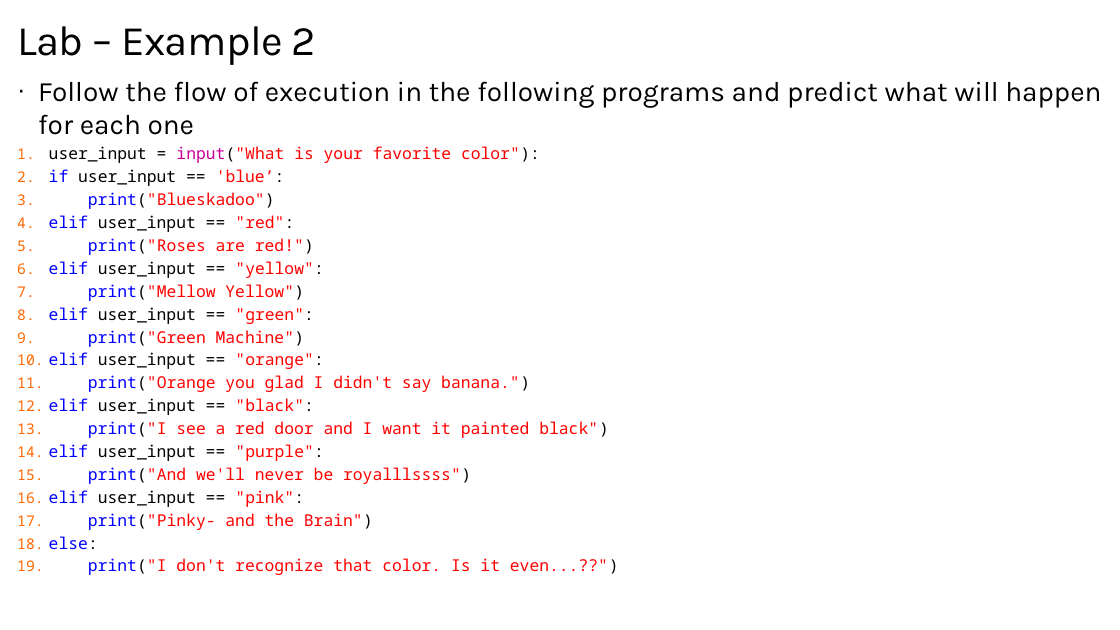
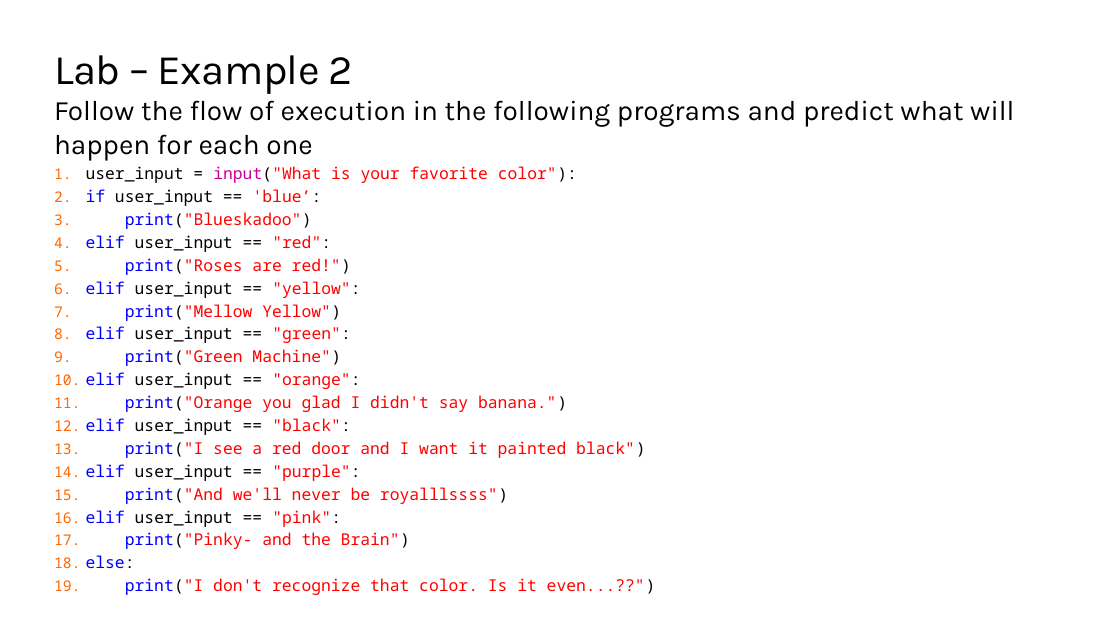
Before and after one commit to TEALSK12/2nd-semester-introduction-to-computer-science, a slide deck: slide 8 of docs/units/2_unit/slidedecks/Intro Python 2.03 TEALS.pptx. Drawn at 1120x630 pixels with LibreOffice and Linux fonts; fonts in the diff are those of the drawing; background and template pictures are left out. Boxes give left, top, right and bottom in pixels: in the first picture for what was removed or moved away, otherwise in the second. Text is boxed around its words. In the diff, an @@ line names an element or a change of style, - is before the commit and + after.

```diff
--- a/docs/units/2_unit/slidedecks/Intro Python 2.03 TEALS.pptx
+++ b/docs/units/2_unit/slidedecks/Intro Python 2.03 TEALS.pptx
@@ title "Lab – Example 2": place and size @@
-title "Lab – Example 2" at (17,26,316,65)
+title "Lab – Example 2" at (54,55,352,94)
@@ text at (54,100,1014,161): bullet · to none @@
@@ text "Follow the flow of execution ...": place and size @@
-text "Follow the flow of execution ..." at (38,81,1101,575)
+text "Follow the flow of execution ..." at (54,100,1014,595)
```
Also in this commit, not shown: 5 other slides changed, 17 other files.
